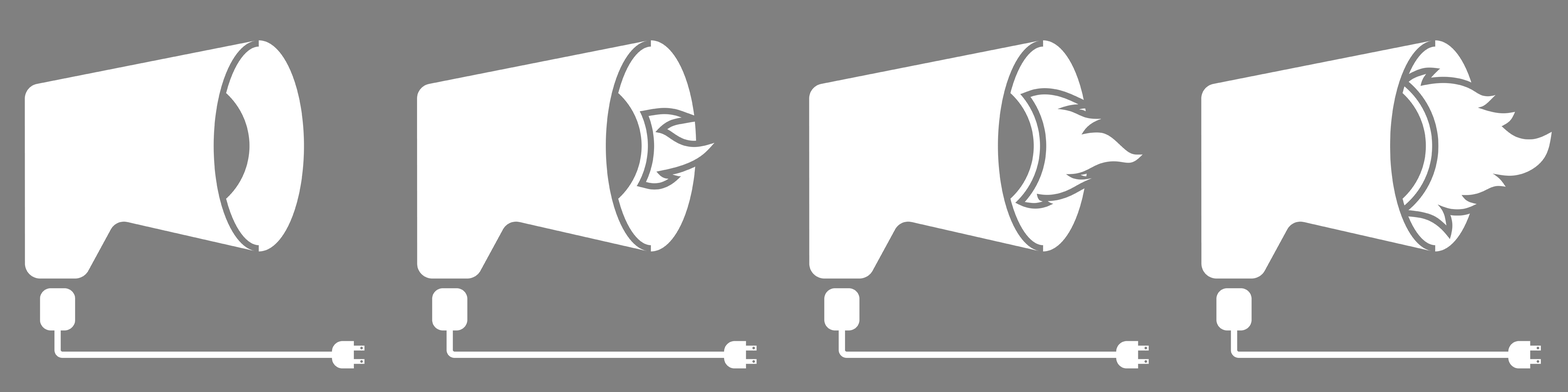
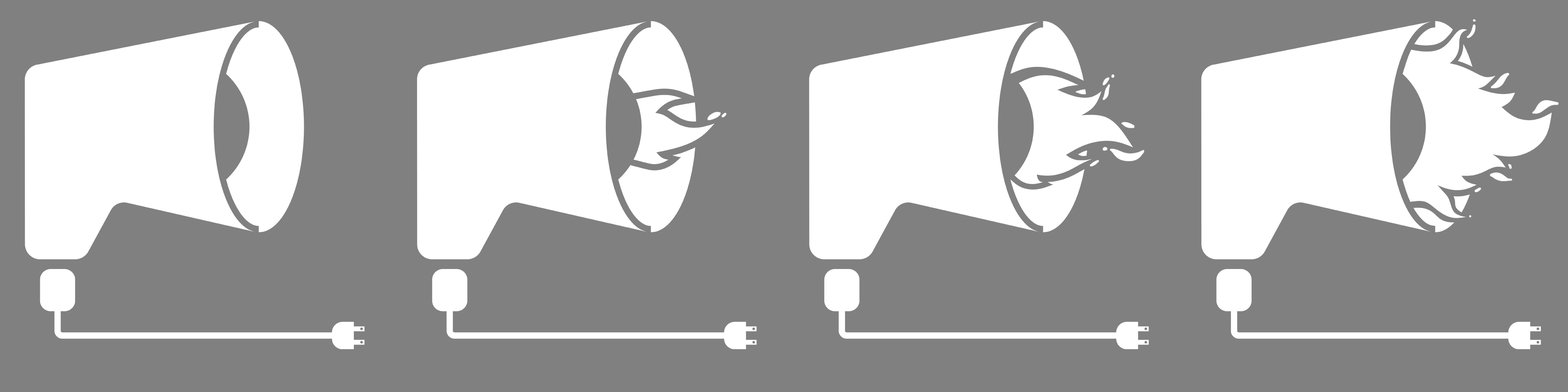
Two versions of the same layered image (1568x392). Layer-by-layer changes:
added layer "Layer 4" above "Layer 3" over left=707, top=18, right=1559, bottom=218
added layer "Layer 3" above "volume_icon_test-01" over left=351, top=338, right=365, bottom=347
painted on "volume_icon_test-01" over left=24, top=21, right=1552, bottom=369
